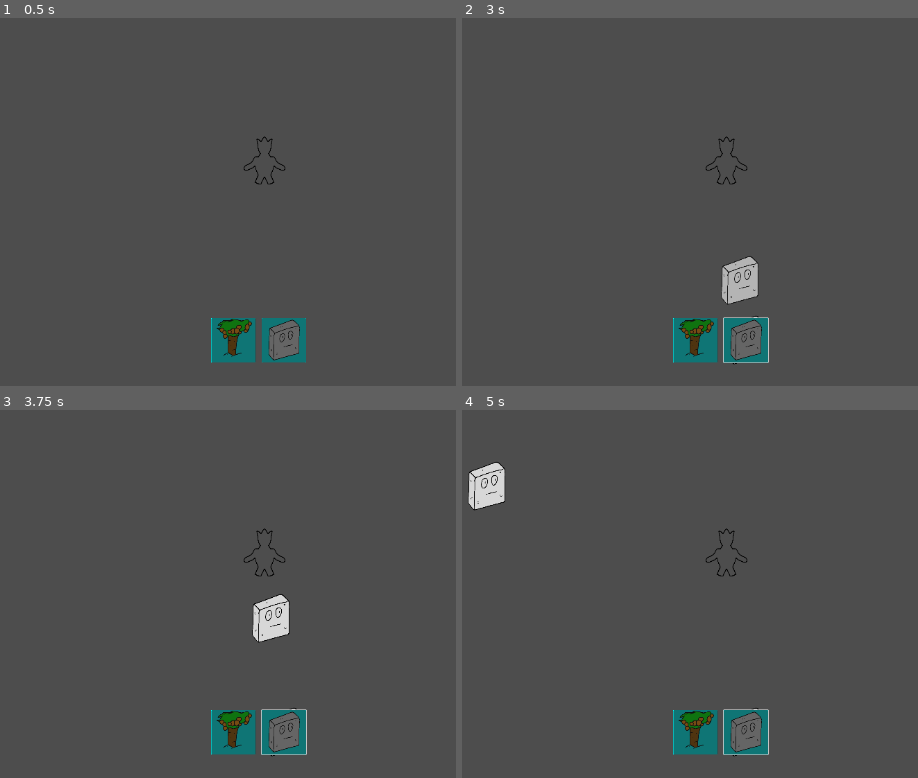
Above: before the commit, frames 1-4 (two rows, left to right).
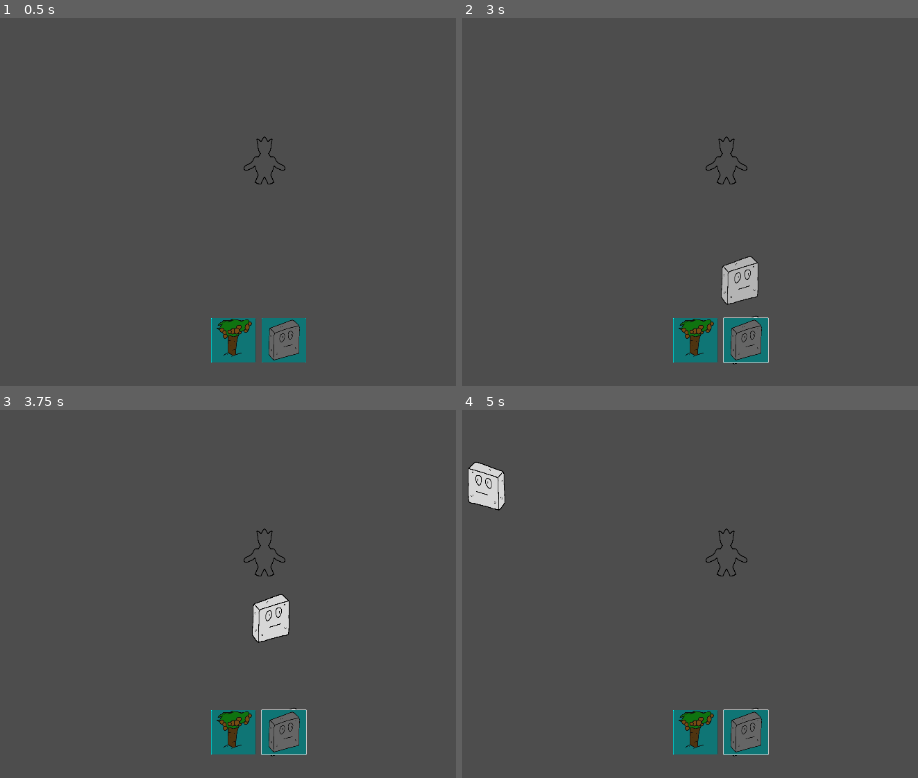
Above: after the commit, the same moments.

Repository: kore4n/wieze
Game: Godot game, scene res://main/universes/TestTowers.tscn
The game is run twice, just before and just after one commit, with the same random seed, the same clock (stepped at 60 frames per second) and the same inputs. This scene is started directly instead of the project's main scene.
Inputs (mouse positions are in pixels of both pictures, inside the frame that each line leads up to):
- Up to frame 1 (0.5 s): no input
- Up to frame 2 (3 s): click (744, 341) at 0.52 s; click (744, 341) at 1.27 s; click (744, 341) at 2.02 s; tap Enter at 2.75 s; drag from (744, 341) to (726, 161) at 2.77 s
- Up to frame 3 (3.75 s): drag from (264, 553) to (282, 748) at 3.52 s
- Up to frame 4 (5 s): tap Space at 4.25 s; move the mouse to (484, 487) at 4.27 s; click (484, 487) at 4.42 s

Frame 1 is identical in both runs. In frame 2, less than 0.1% of the frame differs, in the area x 56-65%, y 64-78%; in frame 3, less than 0.1%; in frame 4, 0.5%, in the area x 1-10%, y 14-28%.

Commit message:
play tower idle animations + flip before placing

Diff:
--- a/main/towers/base_tower/tower.gd
+++ b/main/towers/base_tower/tower.gd
@@ -10,6 +10,7 @@
 @onready var selectable_area_component: SelectableAreaComponent = $SelectableAreaComponent
 
 func _ready():
+	tower_sprite.play()
 	tower_hurtbox.take_damage.connect(_on_tower_damage)
 	health_component.death.connect(_on_tower_destroyed)
 	selectable_area_component.selection_toggled.connect(func(s): print(str(s) + " " + name))
@@ -22,6 +23,7 @@
 			tower_sprite.modulate.a = 1
 		else:
 			tower_sprite.modulate.a = 0.5
+		tower_sprite.flip_h = get_global_mouse_position().x < 0
 	else:
 		tower_hurtbox.process_mode = Node.PROCESS_MODE_INHERIT
 
